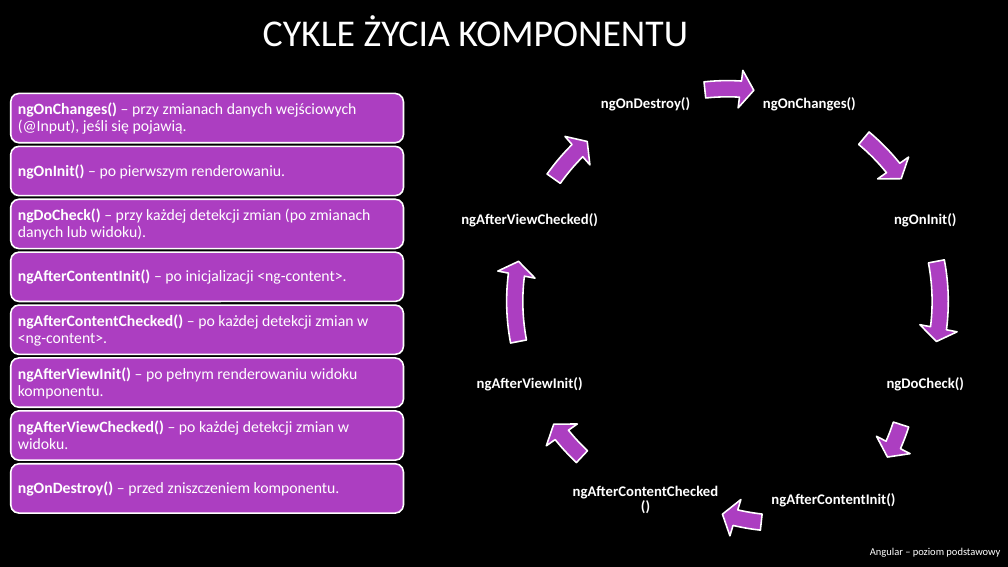
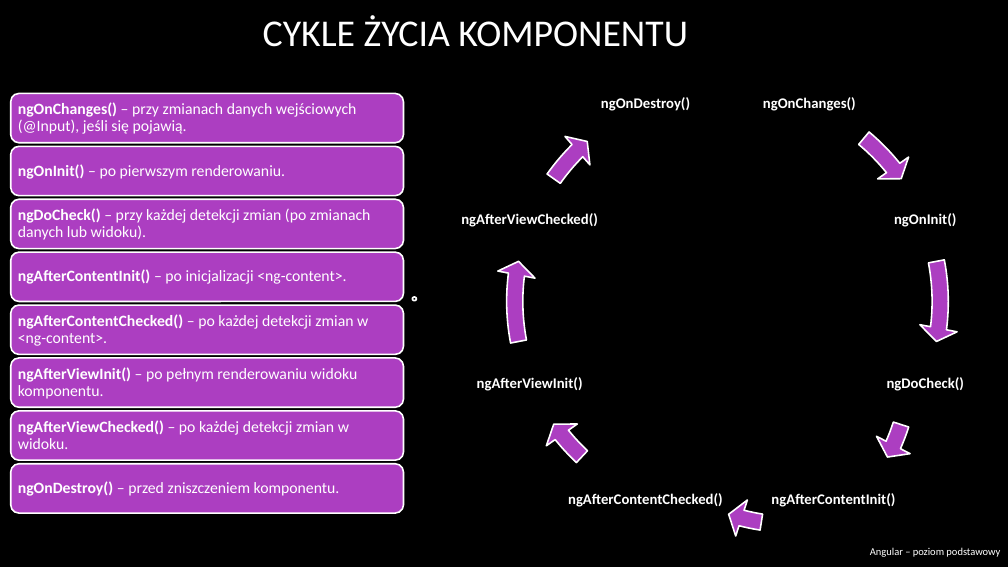
Before and after one commit to RafalSzczuka/angular-course-pfr, a slide deck: slide 37 of prezentacja/Angular beginner.pptx (slide 39 before the commit). Drawn at 1008x567 pixels with LibreOffice and Linux fonts; fonts in the diff are those of the drawing; background and template pictures are left out. Boxes give left, top, right and bottom in pixels: in the first picture for what was removed or moved away, otherwise in the second. Text is boxed around its words. In the diff, an @@ line names an element or a change of style, - is before the commit and + after.

```diff
--- a/prezentacja/Angular beginner.pptx
+++ b/prezentacja/Angular beginner.pptx
@@ circular arrow removed at (496, 70, 960, 533) @@
@@ circular arrow: place and size @@
-circular arrow at (553, 79, 1008, 542)
+circular arrow at (563, 80, 1008, 544)
@@ circular arrow at (563, 80, 1008, 544): proportions changed @@
@@ left circular arrow added at (412, 297, 417, 301), fill #AC3EC1, outline #FFFFFF 1.5 pt @@
@@ text "ngAfterContentChecked()" rewrapped from (573, 485, 719, 499) to (568, 493, 723, 507) @@
```
Also in this commit, not shown: 22 other slides changed, 2 slides added, 5 slides removed.
